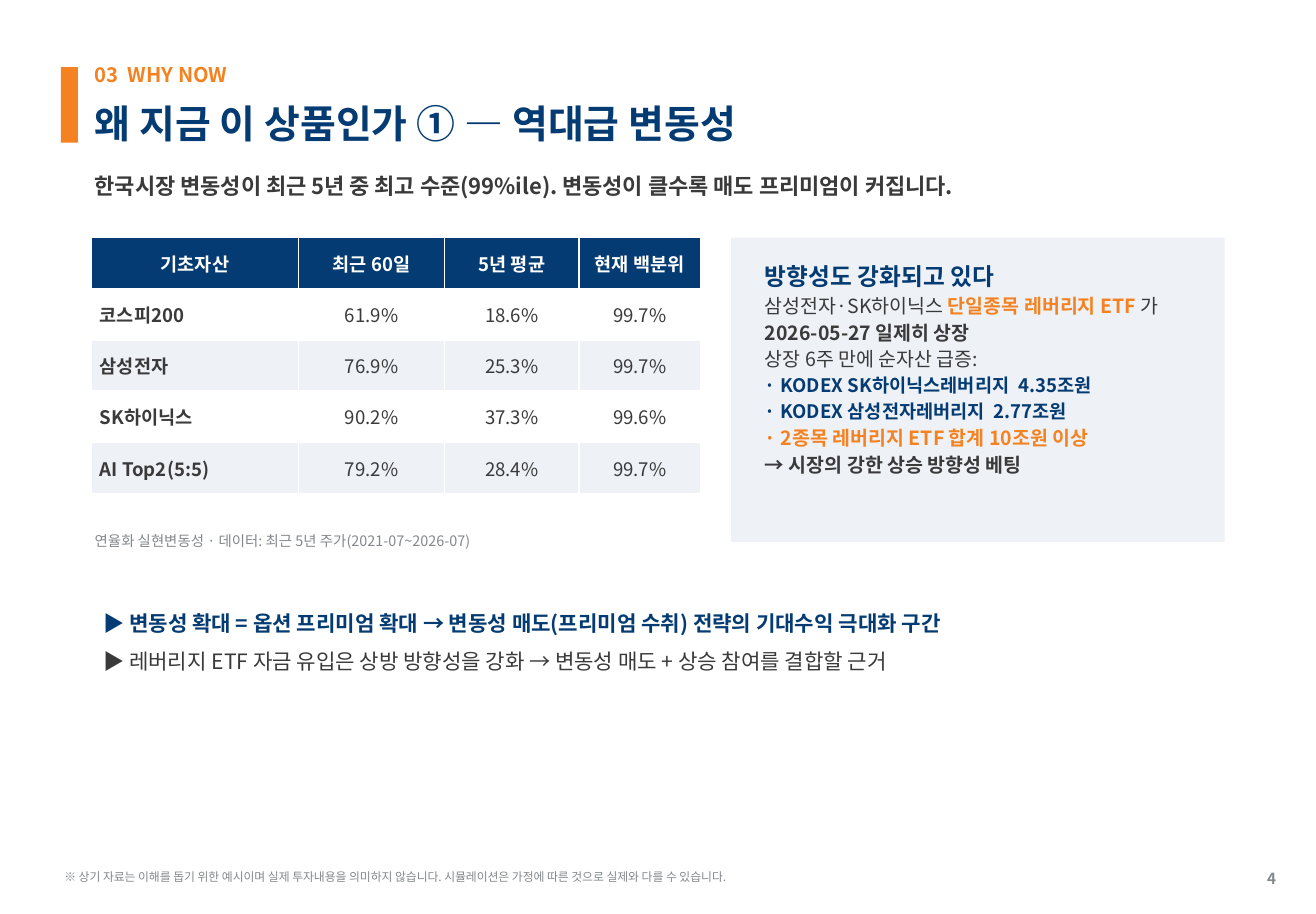
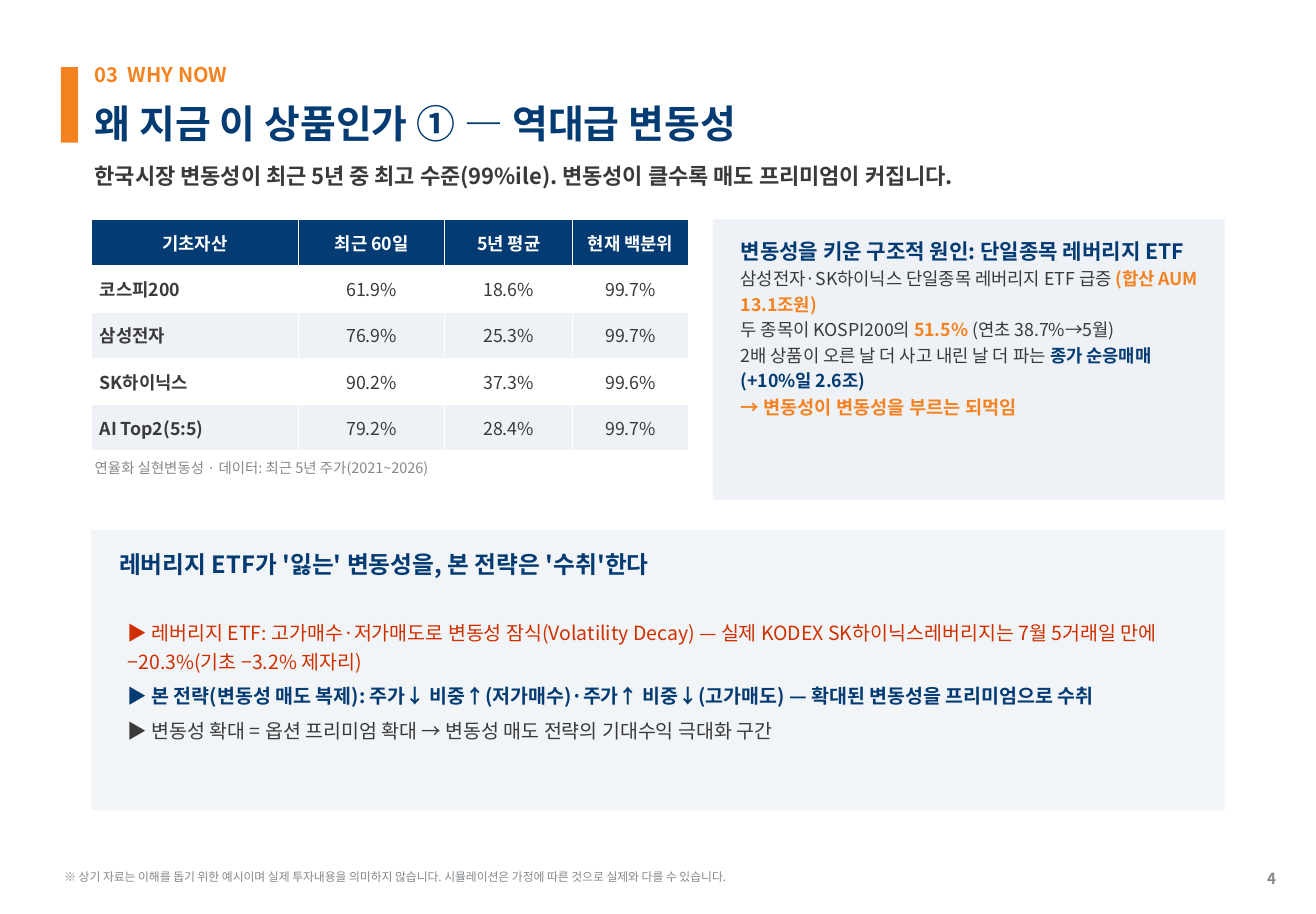
Before and after one commit to gamer383-bit/Volatility-Fund, a slide deck: slide 4 of 제안서/변동성매매펀드_AITop2_초안.pptx. Drawn at 1316x914 pixels with LibreOffice and Linux fonts; fonts in the diff are those of the drawing. Boxes give left, top, right and bottom in pixels: in the first picture for what was removed or moved away, otherwise in the second. Text is boxed around its words. In the diff, an @@ line names an element or a change of style, - is before the commit and + after.

```diff
--- a/제안서/변동성매매펀드_AITop2_초안.pptx
+++ b/제안서/변동성매매펀드_AITop2_초안.pptx
@@ text "한국시장 변동성이 최근 5년 중 ...": place and size @@
-text "한국시장 변동성이 최근 5년 중 ..." at [95, 175, 953, 199]
+text "한국시장 변동성이 최근 5년 중 ..." at [95, 165, 953, 189]
@@ table at [91, 219, 688, 451] @@
@@ size 11 to 10.5 pt @@
@@ table: place and size @@
-table at [91, 238, 701, 493]
+table at [91, 219, 688, 451]
@@ rectangle: place and size @@
-rectangle at [731, 238, 1225, 542]
+rectangle at [713, 219, 1225, 500]
@@ text added at [741, 241, 1198, 416], 10.5 pt, text #3A3A3A, bold @@
+변동성을 키운 구조적 원인: 단일종목 레버리지 ETF
+삼성전자·SK하이닉스 단일종목 레버리지 ETF 급증 (합산 AUM 13.1조원)
+두 종목이 KOSPI200의 51.5% (연초 38.7%→5월)
+2배 상품이 오른 날 더 사고 내린 날 더 파는 종가 순응매매(+10%일 2.6조)
+→ 변동성이 변동성을 부르는 되먹임
@@ text removed at [765, 265, 1158, 474] @@
-방향성도 강화되고 있다
-삼성전자·SK하이닉스 단일종목 레버리지 ETF 가 2026-05-27 일제히 상장
-상장 6주 만에 순자산 급증:
-· KODEX SK하이닉스레버리지 4.35조원
-· KODEX 삼성전자레버리지 2.77조원
-· 2종목 레버리지 ETF 합계 10조원 이상
-→ 시장의 강한 상승 방향성 베팅
@@ text at [95, 461, 428, 476]: text changed @@
-연율화 실현변동성 · 데이터: 최근 5년 주가(2021-07~2026-07)
+연율화 실현변동성 · 데이터: 최근 5년 주가(2021~2026)
@@ rectangle added at [91, 530, 1225, 810], fill #F2F5F8 @@
@@ text added at [119, 553, 649, 578], 14 pt, text #043B72, bold @@
+레버리지 ETF가 '잃는' 변동성을, 본 전략은 '수취'한다
@@ text at [128, 624, 1157, 740]: text changed; size 12.5 to 11.5 pt; text colour #043B72 to #D02F00; bold off @@
-▶ 변동성 확대 = 옵션 프리미엄 확대 → 변동성 매도(프리미엄 수취) 전략의 기대수익 극대화 구간
-▶ 레버리지 ETF 자금 유입은 상방 방향성을 강화 → 변동성 매도 + 상승 참여를 결합할 근거
+▶ 레버리지 ETF: 고가매수·저가매도로 변동성 잠식(Volatility Decay) — 실제 KODEX SK하이닉스레버리지는 7월 5거래일 만에 −20.3%(기초 −3.2% 제자리)
+▶ 본 전략(변동성 매도 복제): 주가↓ 비중↑(저가매수)·주가↑ 비중↓(고가매도) — 확대된 변동성을 프리미엄으로 수취
+▶ 변동성 확대 = 옵션 프리미엄 확대 → 변동성 매도 전략의 기대수익 극대화 구간
```
Also in this commit, not shown: 1 other slide changed, 2 other files.
